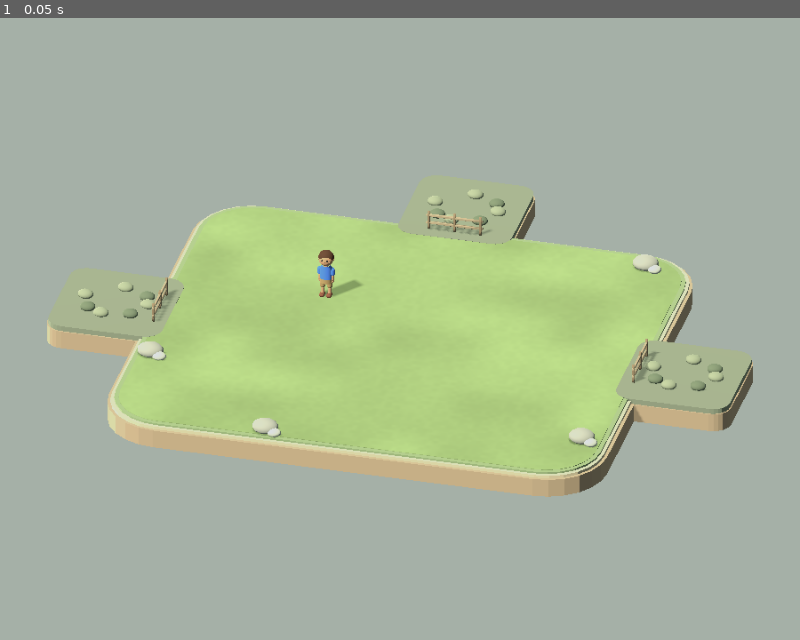
Above: before the commit, frame 1.
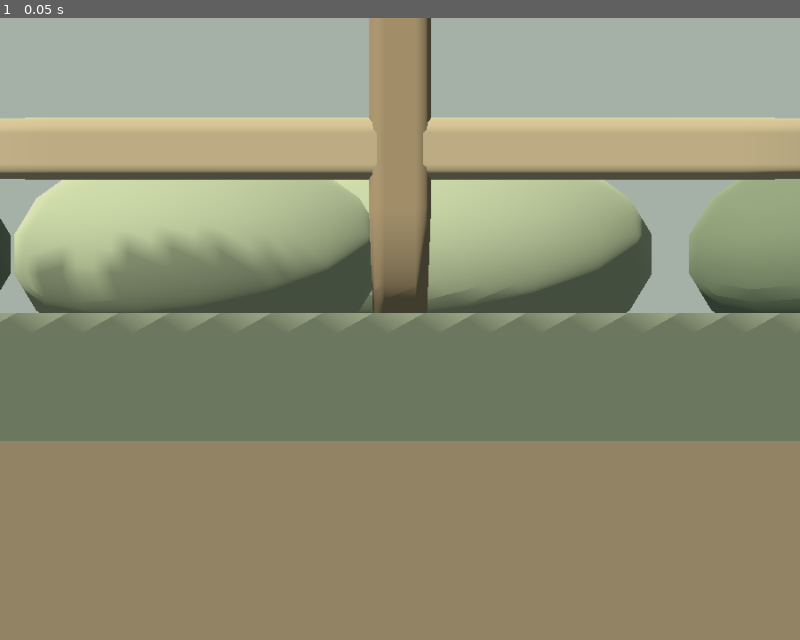
Above: after the commit, the same moment.

Repository: apps-skymesh/tuvlo-world
Game: Godot game, scene res://scenes/homestead.tscn
Same seed, same stepped clock (60 frames per second), same inputs: the game is played once before the commit and once after it.
Inputs:
- Up to frame 1 (0.05 s): no input

The runs differ from the first frame. In frame 1, 81% of the frame differs, in the area x 0-100%, y 0-100%.

Commit message:
World: keep icon windows and previews over the Godot map
Use one Tasks exit, shared in-map windows and actual Godot asset/appearance previews while preserving canonical saves, receipts and explicit familiar recovery. Fix hidden HUD accessibility and allow bounded preview rendering with residents and animations paused.

Review evidence: initial focused UI batch 8 passed/2 failed; corrected accessibility journeys 2/2 passed; final preview and sandbox-build journeys 2/2 passed on Tuvlo Pre-Push, iOS 27. Bounded engine preview regressions passed. Required full pre-push gate and exact results recorded in PR before landing.

Diff:
--- a/Godot/scripts/homestead.gd
+++ b/Godot/scripts/homestead.gd
@@ -10,6 +10,10 @@
 var session=""
 var layout_signature=""
 var camera_mode="overview"
+var focus_item_id=""
+var panel_framing=0.0
+var camera_preview_frames=0
+var panel_preview=false
 var yaw=0.25
 const OVERVIEW_PITCH=PI/6 # 30 degrees: roofs and faces read without flattening the land.
 var zoom=1.0
@@ -162,11 +166,17 @@
   return
  if packet.get("session")!=session or session=="": return
  match type:
-  "lifecycle": set_paused(payload.get("paused",true)==true)
+  "lifecycle": set_paused(payload.get("paused",true)==true,payload.get("previewing",false)==true)
   "camera":
-   if payload.get("mode") in ["overview","home","follow","detail"]:
+   camera_preview_frames=1 if reduced_motion else 90
+   if paused and panel_preview:
+    process_mode=Node.PROCESS_MODE_INHERIT
+    RenderingServer.render_loop_enabled=true
+   if payload.get("mode") in ["overview","home","follow","detail","place"]:
     if camera_mode!=payload.mode: zoom=1.0
     camera_mode=payload.mode
+   if payload.has("id"): focus_item_id=str(payload.id)
+   if payload.has("framing"): panel_framing=clampf(float(payload.framing),0,0.3)
    if payload.get("resetZoom",false)==true: zoom=1.0
    zoom=clampf(zoom*clampf(float(payload.get("zoom",1)),0.75,1.3),1.0 if camera_mode=="overview" else 0.65,1.5)
    yaw+=clampf(float(payload.get("rotation",0)),-PI,PI)
@@ -201,14 +211,21 @@
     if pending_intent=="": pending_intent=new_command_id()
     emit_message("placementIntent",{"commandID":pending_intent,"id":selected_id,"cell":{"x":preview_cell.x,"z":preview_cell.y},"rotation":preview_rotation})
 
-func set_paused(value: bool):
+func set_paused(value: bool, previewing: bool=false):
  var was_paused=paused
  paused=value
+ panel_preview=value and previewing
+ camera_preview_frames=(1 if reduced_motion else 90) if panel_preview else 0
  if value:
   pending_pick=null
   dragging=false
- process_mode=Node.PROCESS_MODE_DISABLED if value else Node.PROCESS_MODE_INHERIT
- RenderingServer.render_loop_enabled=not value
+ # A native window freezes simulation but may briefly render a new camera or
+ # appearance. Background/teardown still stop the entire render loop.
+ process_mode=Node.PROCESS_MODE_INHERIT if not value or panel_preview else Node.PROCESS_MODE_DISABLED
+ RenderingServer.render_loop_enabled=not value or panel_preview
+ resident.process_mode=Node.PROCESS_MODE_DISABLED if paused else Node.PROCESS_MODE_INHERIT
+ presentation.process_mode=Node.PROCESS_MODE_DISABLED if paused else Node.PROCESS_MODE_INHERIT
+ if is_instance_valid(creature): creature.process_mode=Node.PROCESS_MODE_DISABLED if paused else Node.PROCESS_MODE_INHERIT
  resident.set_physics_process(not paused and session!="")
  resident.model.set_process(not paused)
  presentation.set_process(not paused)
@@ -243,6 +260,8 @@
   creature.queue_free()
   creature=null
  camera_mode="overview"
+ focus_item_id=""
+ panel_framing=0.0
  yaw=0.25
  zoom=1.0
  camera_initialized=false
@@ -308,9 +327,17 @@
   if not item.is_empty(): emit_message("selected",{"id":item.id})
 
 func _process(delta):
- if paused: return
- clock+=delta
- metrics_clock+=delta
+ if session=="": return
+ if paused:
+  if not panel_preview or camera_preview_frames<=0:
+   process_mode=Node.PROCESS_MODE_DISABLED
+   RenderingServer.render_loop_enabled=false
+   return
+  camera_preview_frames-=1
+ # Native overlay windows pause residents, not the camera/appearance preview.
+ if not paused:
+  clock+=delta
+  metrics_clock+=delta
  if diagnostics and metrics_clock>=5:
   metrics_clock=0
   emit_message("metrics",{"fps":Engine.get_frames_per_second(),"processSeconds":Performance.get_monitor(Performance.TIM …(190 unchanged characters)…
@@ -330,6 +357,11 @@
   focus=resident.position+Vector3(0,1.0,0)
   size=(7.0 if camera_mode=="follow" else 3.8)*zoom
   pitch=deg_to_rad(28)
+ elif camera_mode=="place":
+  var item=data.find(focus_item_id)
+  if not item.is_empty():
+   focus=HomesteadItems.item_center(item)+Vector3(0,0.7,0)
+   size=9.0*zoom
  elif camera_mode=="home":
   for item in data.items:
    if item.kind=="cottage":
@@ -352,6 +384,7 @@
  camera.position=orbit_focus+Vector3(sin(orbit_yaw)*radius,radius*tan(orbit_pitch),cos(orbit_yaw)*radius)
  camera.size=size if immediate else lerpf(camera.size,size,blend)
  if camera_mode=="overview": camera.size=maxf(size,camera.size)
+ camera.h_offset=camera.size*panel_framing
  camera.look_at(orbit_focus)
  camera_initialized=true
  presentation.update_character_visibility(camera,resident.position,camera_mode in ["follow","detail"])
--- a/Godot/tests/runtime_tests.gd
+++ b/Godot/tests/runtime_tests.gd
@@ -175,6 +175,22 @@
  check(scene.data.items.size()==old_count,"Malformed snapshots must leave committed state intact")
  scene.receive_host_json(JSON.stringify({"version":1,"session":"test-child-session","type":"lifecycle","payload":{"paused":true}}))
  check(scene.paused and not scene.resident.is_physics_processing(),"Background must pause simulation")
+ scene.receive_host_json(JSON.stringify({"version":1,"session":"test-child-session","type":"lifecycle","payload":{"paused":true,"previewing":true}}))
+ var preview_position=scene.resident.position
+ var preview_rig=scene.resident.model.rig
+ scene.receive_host_json(JSON.stringify({"version":1,"session":"test-child-session","type":"camera","payload":{"mode":"detail","framing":0.22}}))
+ check(scene.process_mode==Node.PROCESS_MODE_INHERIT and RenderingServer.render_loop_enabled,"An on-map editor must render its preview while simulation stays paused")
+ scene._process(1.0/60.0)
+ check(scene.camera.size<4.0 and scene.camera.h_offset>0.0,"Editor focuses the real character beside the panel")
+ check(scene.resident.position==preview_position and not scene.resident.is_physics_processing() and scene.resident.model.rig==preview_rig,"Preview must not move residents or replace the rig")
+ check(scene.resident.process_mode==Node.PROCESS_MODE_DISABLED and scene.presentation.process_mode==Node.PROCESS_MODE_DISABLED,"Preview must freeze descendant animations as well as simulation")
+ scene.camera_preview_frames=0
+ scene._process(1.0/60.0)
+ check(scene.process_mode==Node.PROCESS_MODE_DISABLED and not RenderingServer.render_loop_enabled,"A settled editor preview must stop rendering")
+ scene.receive_host_json(JSON.stringify({"version":1,"session":"test-child-session","type":"camera","payload":{"mode":"place","id":"cottage","framing":0.22}}))
+ check(RenderingServer.render_loop_enabled,"Another preview camera change wakes the render loop")
+ scene.receive_host_json(JSON.stringify({"version":1,"session":"test-child-session","type":"lifecycle","payload":{"paused":true}}))
+ check(not scene.panel_preview and not RenderingServer.render_loop_enabled,"Backgrounding an editor must stop preview rendering")
  scene.receive_host_json(JSON.stringify({"version":1,"session":"wrong-child","type":"lifecycle","payload":{"paused":false}}))
  check(scene.paused,"Stale child session must not control scene")
  var retained_rig=scene.resident.model.rig
